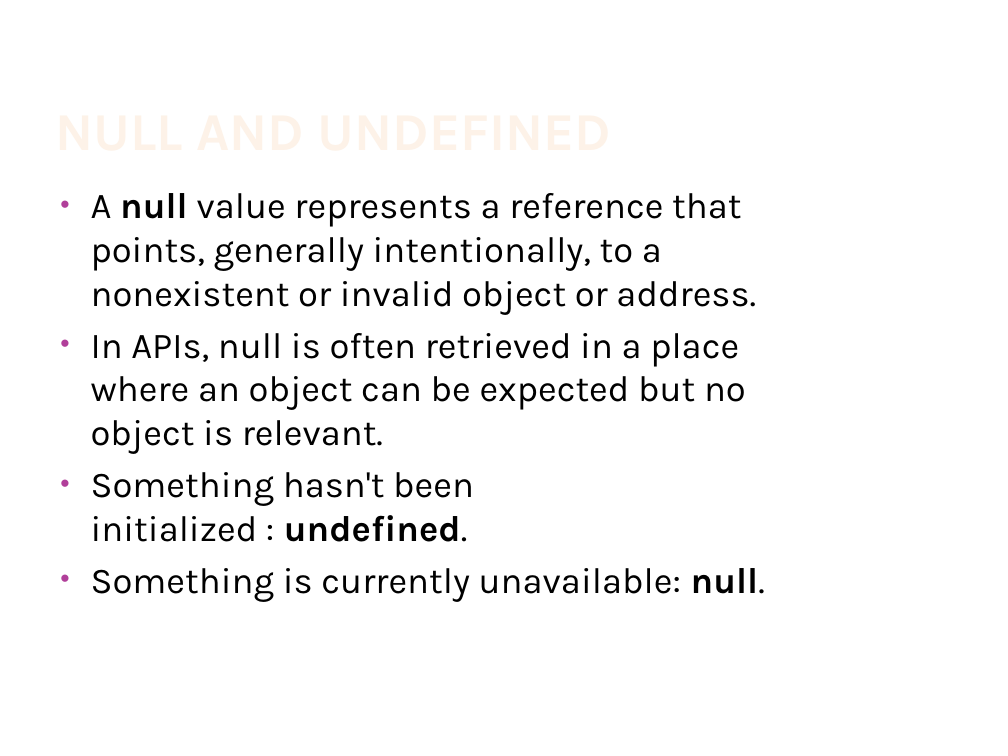
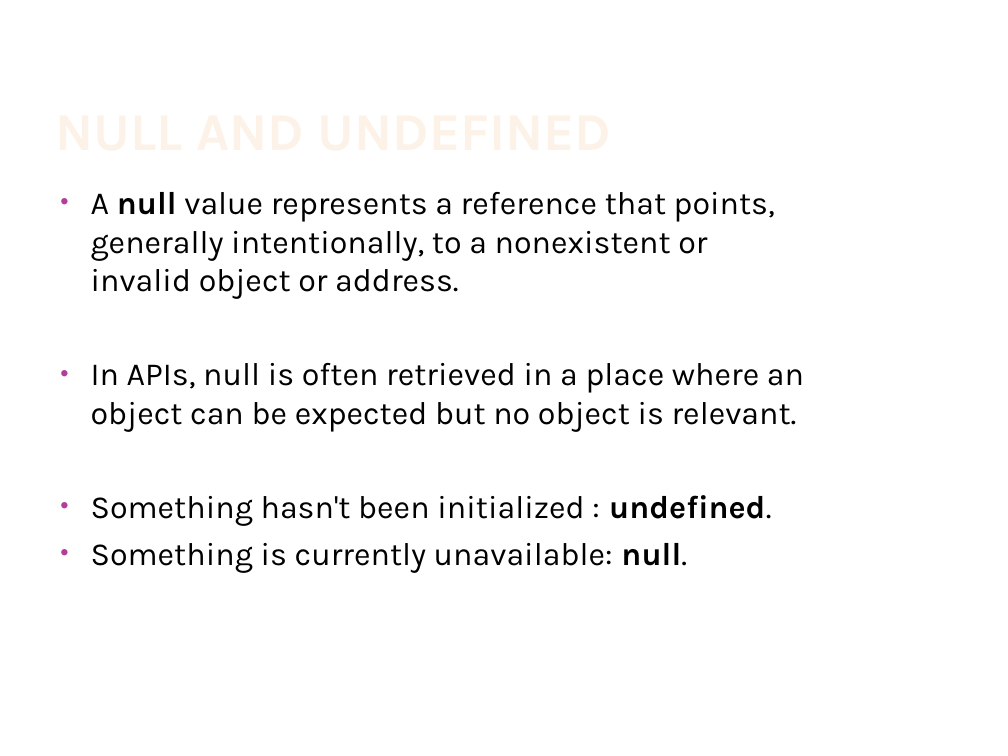
Before and after one commit to IsraelZablianov/TypeScript-Course, a slide deck: slide 14 of Advanced Es6 & TypeScript.pptx. Drawn at 1008x756 pixels with LibreOffice and Linux fonts; fonts in the diff are those of the drawing; background and template pictures are left out. Boxes give left, top, right and bottom in pixels: in the first picture for what was removed or moved away, otherwise in the second. Text is boxed around its words. In the diff, an @@ line names an element or a change of style, - is before the commit and + after.

```diff
--- a/Advanced Es6 & TypeScript.pptx
+++ b/Advanced Es6 & TypeScript.pptx
@@ text "A null value represents a ..." at <box>91,192,804,573</box>: size 26 to 23 pt @@
```
Also in this commit, not shown: 4 other slides changed, 3 slides removed.
